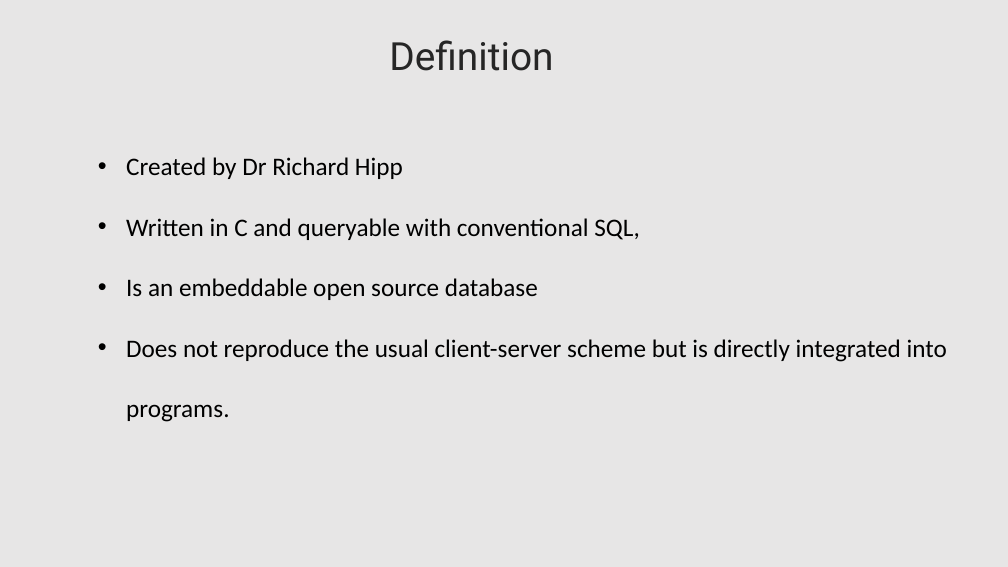
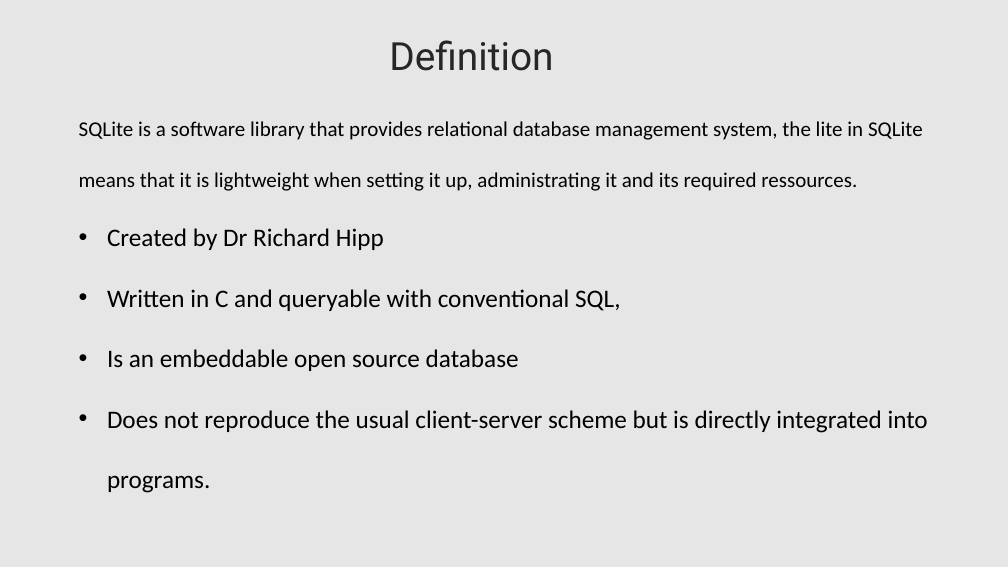
Before and after one commit to lahcenrahlaoui/Wingardium_Leviosaaaa, a slide deck: slide 8 of Presentation-projet-SQLite [Autosaved].pptx. Drawn at 1008x567 pixels with LibreOffice and Linux fonts; fonts in the diff are those of the drawing. Boxes give left, top, right and bottom in pixels: in the first picture for what was removed or moved away, otherwise in the second. Text is boxed around its words. In the diff, an @@ line names an element or a change of style, - is before the commit and + after.

```diff
--- a/Presentation-projet-SQLite [Autosaved].pptx
+++ b/Presentation-projet-SQLite [Autosaved].pptx
@@ text "SQLite is a software library ...": place and size @@
-text "SQLite is a software library ..." at <box>126,157,947,422</box>
+text "SQLite is a software library ..." at <box>79,121,928,493</box>
@@ text at <box>79,121,923,191</box>: paragraph added @@
+SQLite is a software library that provides relational database management system, the lite in SQLite means that it is lightweight when setting it up, administrating it and its required ressources.
```
Also in this commit, not shown: 2 other slides changed.
